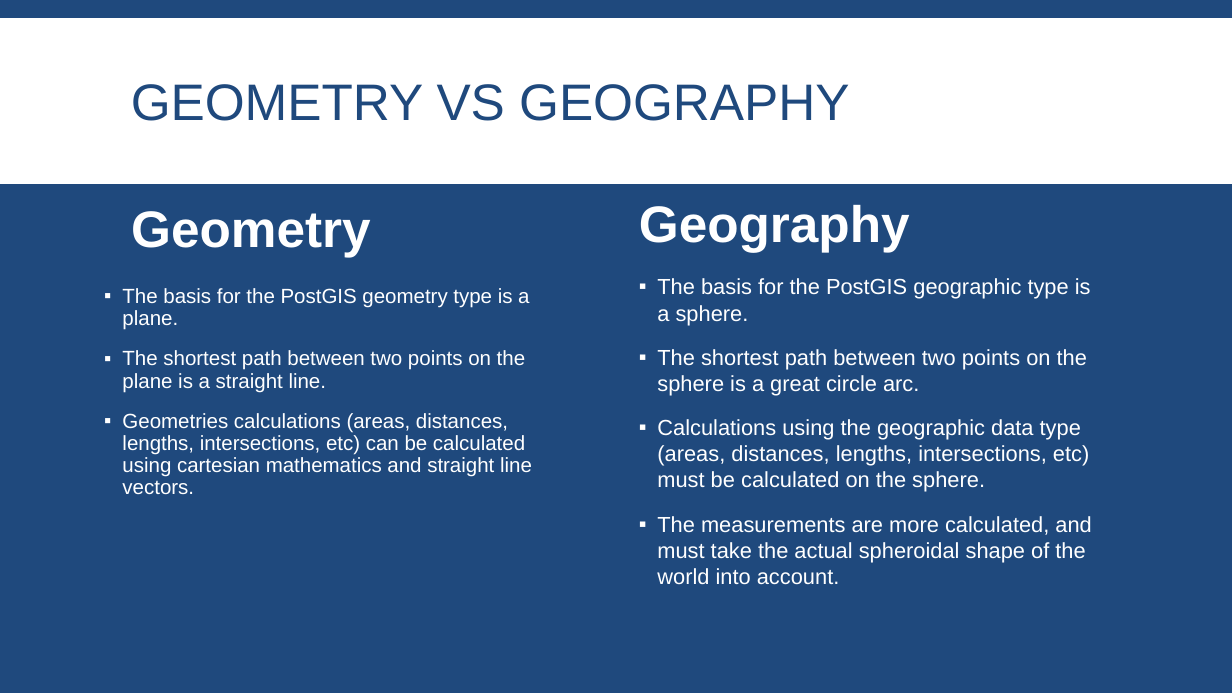
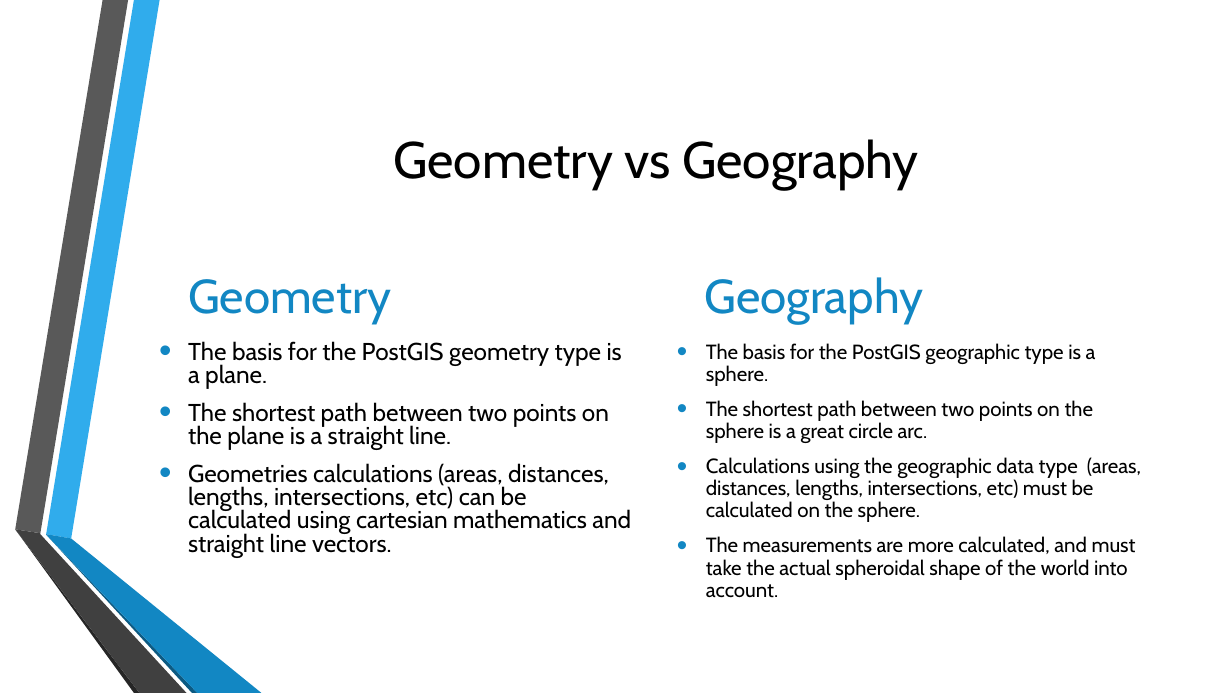
Before and after one commit to MGIS-UMN/GIS5577_week5, a slide deck: slide 7 of Spatial_Databases.odp. Drawn at 1232x693 pixels with LibreOffice and Linux fonts; fonts in the diff are those of the drawing; background and template pictures are left out. Boxes give left, top, right and bottom in pixels: in the first picture for what was removed or moved away, otherwise in the second. Text is boxed around its words. In the diff, an @@ line names an element or a change of style, - is before the commit and + after.

Commit message:
updated for 2021

```diff
--- a/Spatial_Databases.odp
+++ b/Spatial_Databases.odp
@@ background #1F497D to picture (left out) @@
@@ freeform shape removed at (0, 18, 1232, 184) @@
@@ title at (393, 139, 918, 189): text changed; font Arial to Cabin; text colour #1F497D to #000000 @@
-GEOMETRY VS GEOGRAPHY
+Geometry vs Geography
@@ text "Geometry": place and size @@
-text "Geometry" at (131, 211, 370, 257)
+text "Geometry" at (188, 279, 391, 324)
@@ text "Geometry" at (188, 279, 391, 324): size 40 to 37 pt, font Arial to Cabin, text colour #FFFFFF to #1287C3, bold off; line spacing 0.9 to 0.8; more space between paragraphs; vertical alignment middle to bottom @@
@@ text "Geography": place and size @@
-text "Geography" at (639, 204, 910, 252)
+text "Geography" at (704, 277, 923, 325)
@@ text "Geography" at (704, 277, 923, 325): size 40 to 37 pt, font Arial to Cabin, text colour #FFFFFF to #1287C3, bold off; line spacing 0.9 to 0.8; more space between paragraphs; vertical alignment top to bottom @@
@@ text "The basis for the PostGIS ...": place and size @@
-text "The basis for the PostGIS ..." at (122, 288, 532, 494)
+text "The basis for the PostGIS ..." at (188, 341, 631, 558)
@@ text "The basis for the PostGIS ..." at (188, 341, 631, 558): size 16 to 19 pt, font Arial to Cabin, text colour #FFFFFF to #000000; bullet ▪ to •; line spacing 0.9 to 0.8; less space between paragraphs; bullet colour #FFFFFF to #1287C3; vertical alignment bottom to top @@
@@ text "The basis for the PostGIS ...": place and size @@
-text "The basis for the PostGIS ..." at (657, 278, 1091, 585)
+text "The basis for the PostGIS ..." at (706, 343, 1141, 598)
@@ text "The basis for the PostGIS ..." at (706, 343, 1141, 598): size 17 to 16 pt, font Arial to Cabin, text colour #FFFFFF to #000000; bullet ▪ to •; line spacing 1 to 0.9; less space between paragraphs; bullet colour #FFFFFF to #1287C3 @@
@@ group added at (15, 0, 262, 693): 6 freeform shapes @@
```
Also in this commit, not shown: 38 other slides changed, 2 slides added, 1 slide removed.
